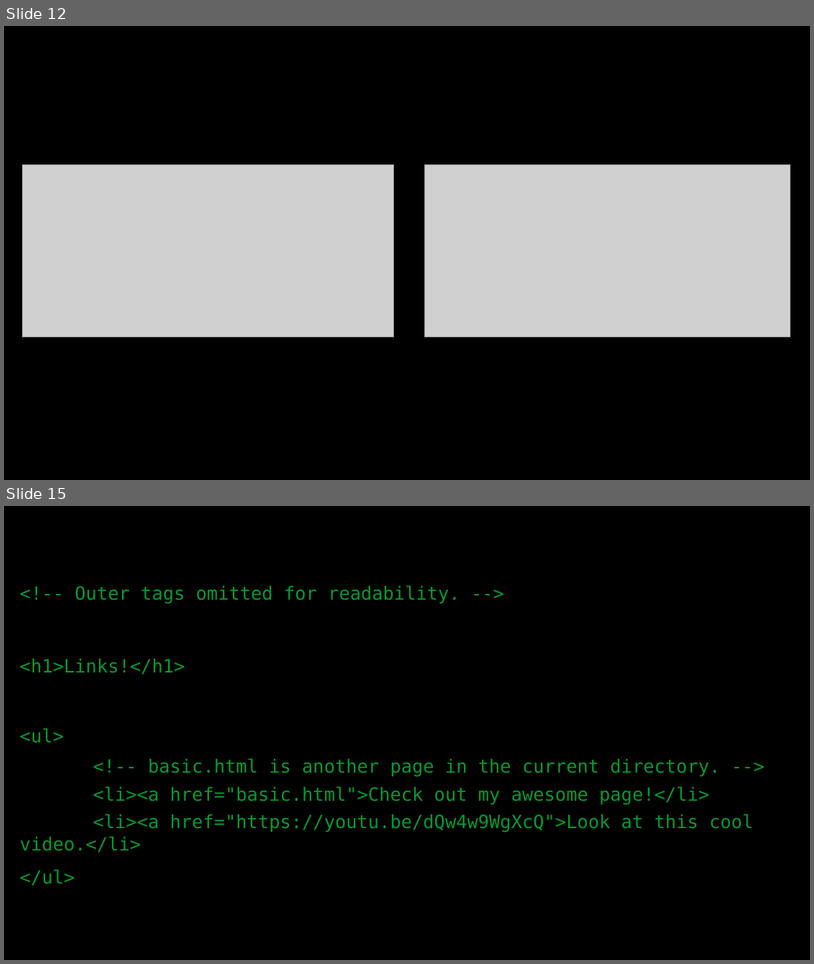
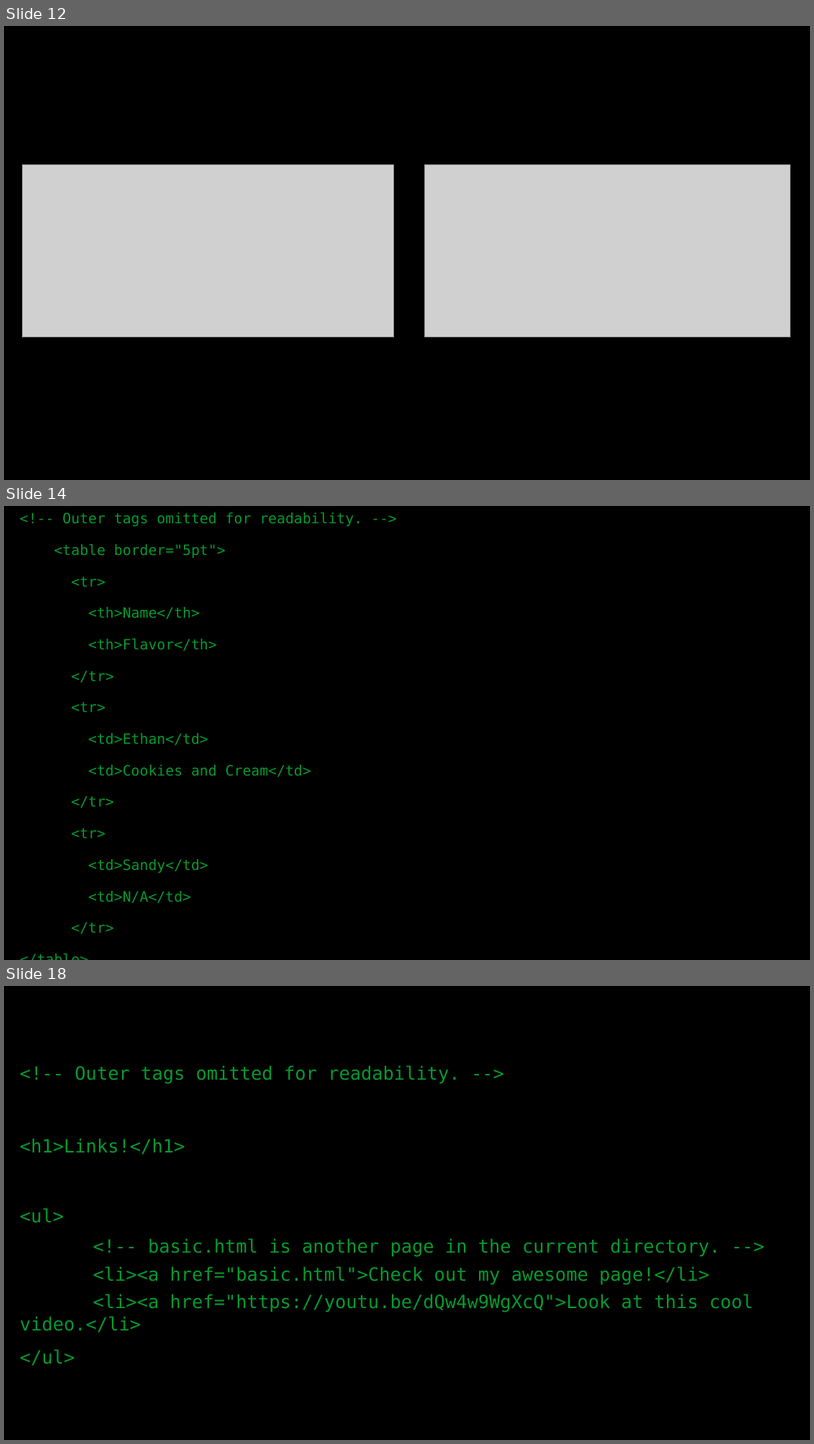
Before and after one commit to alexacallmebaka/htmlflasksql, a slide deck: slides/deck.odp. Shown one above the other, each under a label of ours: slides 12 and 15 before the commit, slides 12, 14 and 18 after it; the slides between them are not shown. The pictures are 814x964 and 814x1444 pixels, drawn with LibreOffice and Linux fonts; fonts in the diff are those of the drawing; grey boxes stand for pictures. Boxes give left, top, right and bottom in pixels: in the first picture for what was removed or moved away, otherwise in the second. Text is boxed around its words. In the diff, an @@ line names an element or a change of style, - is before the commit and + after.

```diff
--- a/slides/deck.odp
+++ b/slides/deck.odp
@@ slide 14 added at [4, 506, 810, 960], background #000000 @@
@@ text added at [54, 512, 363, 934], 14 pt, text #069A2E @@
+<!-- Outer tags omitted for readability. -->
+<table border="5pt">
+<tr>
+<th>Name</th>
+<th>Flavor</th>
+</tr>
+<tr>
+<td>Ethan</td>
+<td>Cookies and Cream</td>
+</tr>
+<tr>
+<td>Sandy</td>
+<td>N/A</td>
+</tr>
+</table>
@@ what was slide 15 is now slide 18 @@
```
Also in this commit, not shown: 5 slides changed, 11 other slides added.
